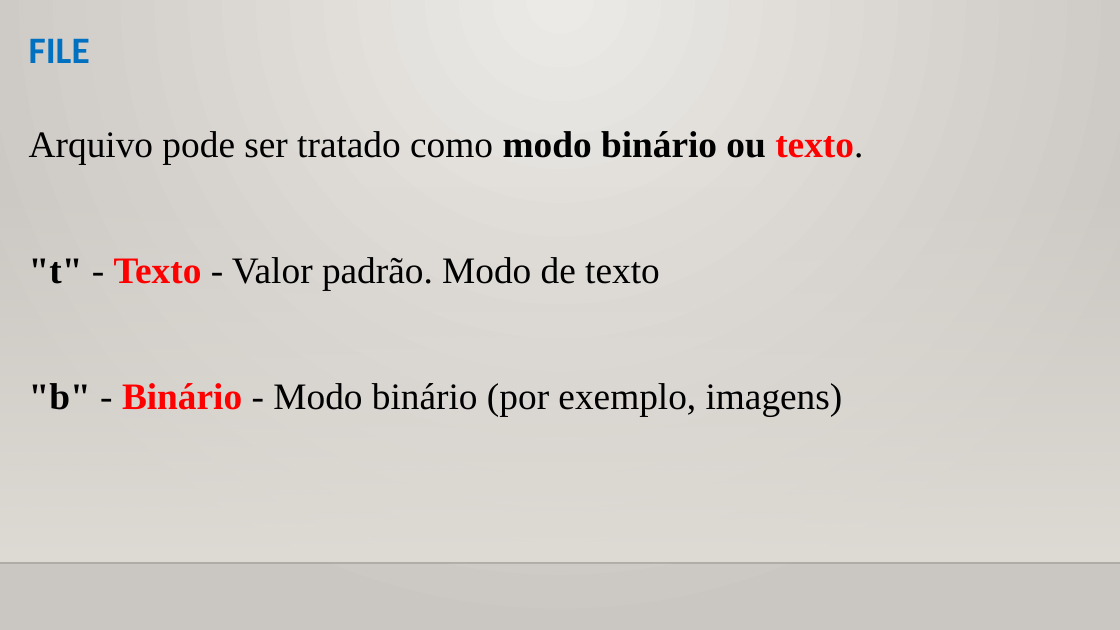
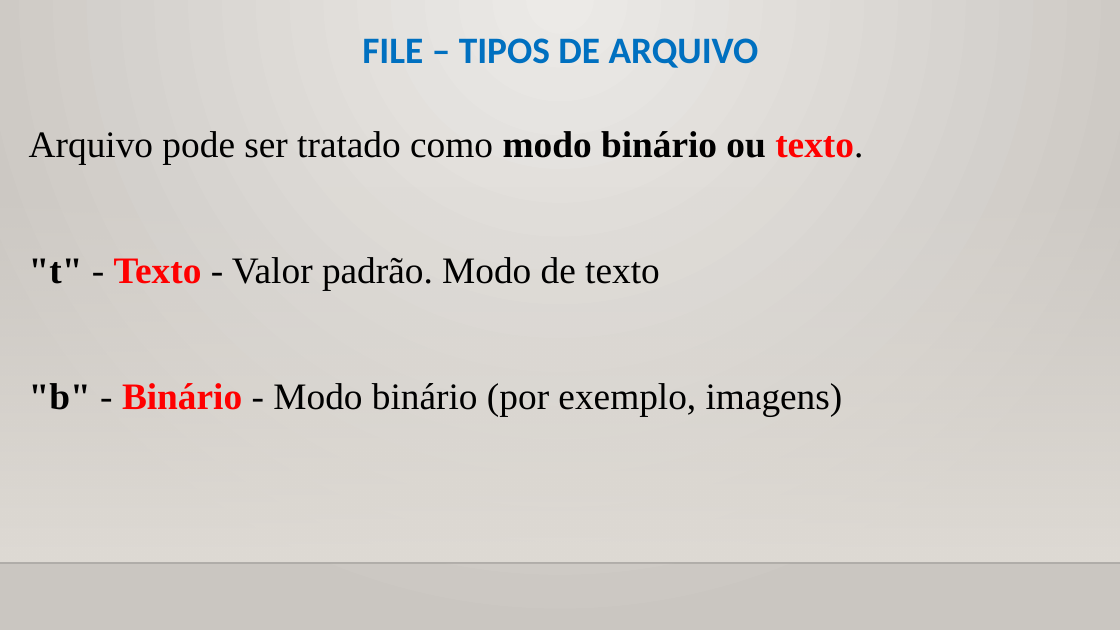
Before and after one commit to CloudEducationBrazil/WydenPythonParadigmas, a slide deck: slide 16 of 01 Classes/Aula 10 Programação Python - Arquivos e JSON.pptx. Drawn at 1120x630 pixels with LibreOffice and Linux fonts; fonts in the diff are those of the drawing; background and template pictures are left out. Boxes give left, top, right and bottom in pixels: in the first picture for what was removed or moved away, otherwise in the second. Text is boxed around its words. In the diff, an @@ line names an element or a change of style, - is before the commit and + after.

```diff
--- a/01 Classes/Aula 10 Programação Python - Arquivos e JSON.pptx
+++ b/01 Classes/Aula 10 Programação Python - Arquivos e JSON.pptx
@@ title at (362,38,759,68): text changed @@
-FILE
+FILE – TIPOS DE ARQUIVO
```
Also in this commit, not shown: 17 other slides changed, 6 slides added, 2 other files.
